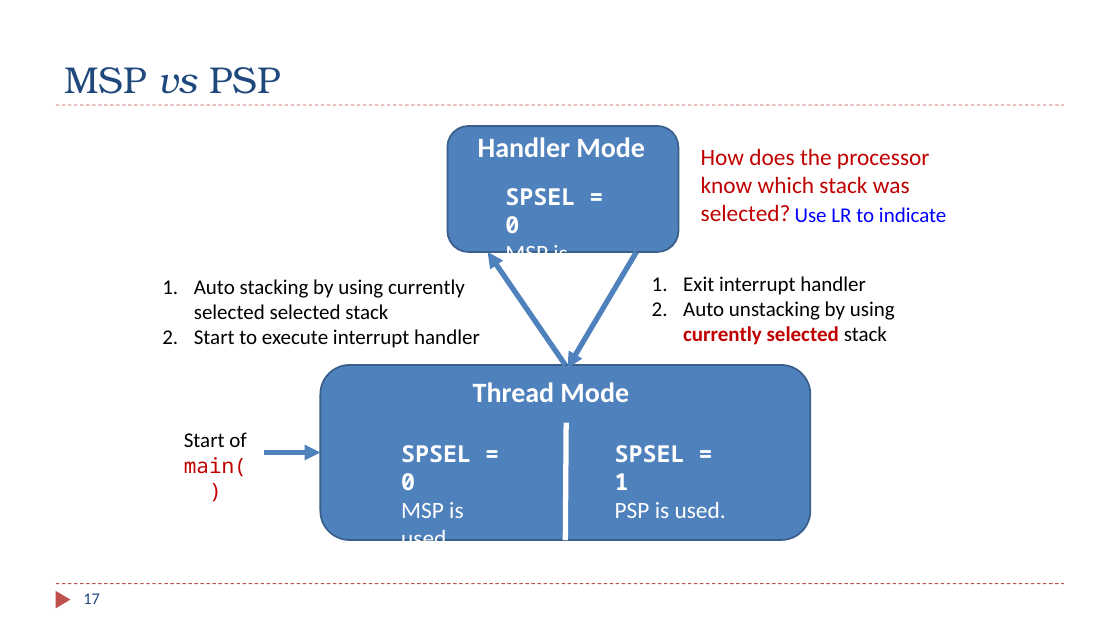
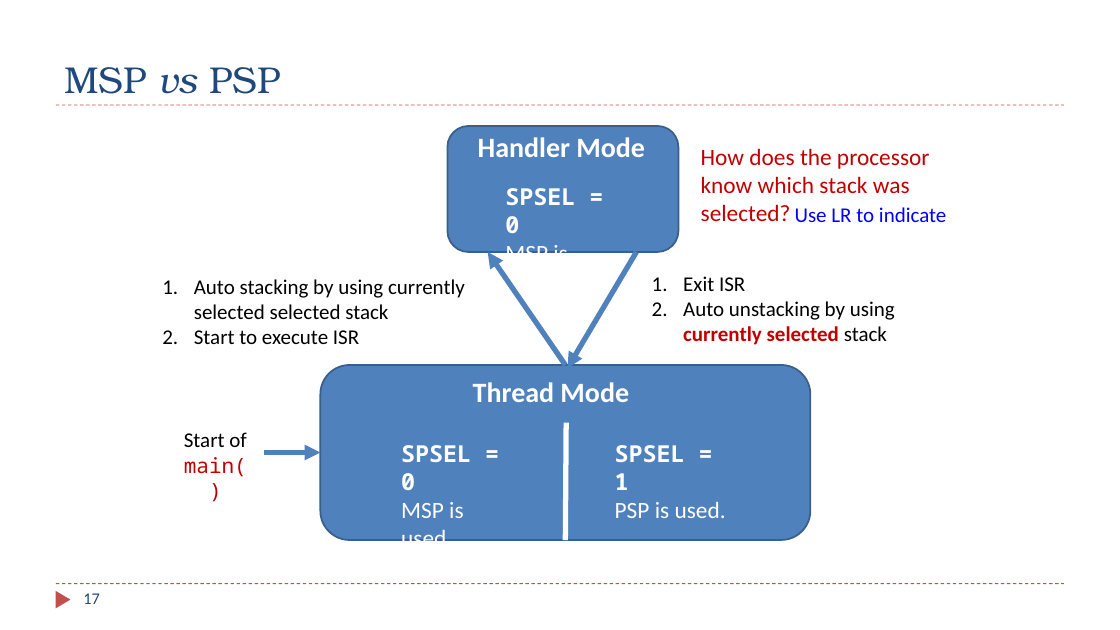
Before and after one commit to guhofstra/CSC111Fa25, a slide deck: slide 17 of PPTs/Ch11_Interrupt_1_Introduction.pptx. Drawn at 1120x630 pixels with LibreOffice and Linux fonts; fonts in the diff are those of the drawing. Boxes give left, top, right and bottom in pixels: in the first picture for what was removed or moved away, otherwise in the second. Text is boxed around its words. In the diff, an @@ line names an element or a change of style, - is before the commit and + after.

```diff
--- a/PPTs/Ch11_Interrupt_1_Introduction.pptx
+++ b/PPTs/Ch11_Interrupt_1_Introduction.pptx
@@ text at (683, 276, 745, 291): text changed @@
-1. Exit interrupt handler
+1. Exit ISR
@@ text at (194, 330, 359, 344): text changed @@
-2. Start to execute interrupt handler
+2. Start to execute ISR
```
Also in this commit, not shown: 10 other slides changed, 10 other files.
